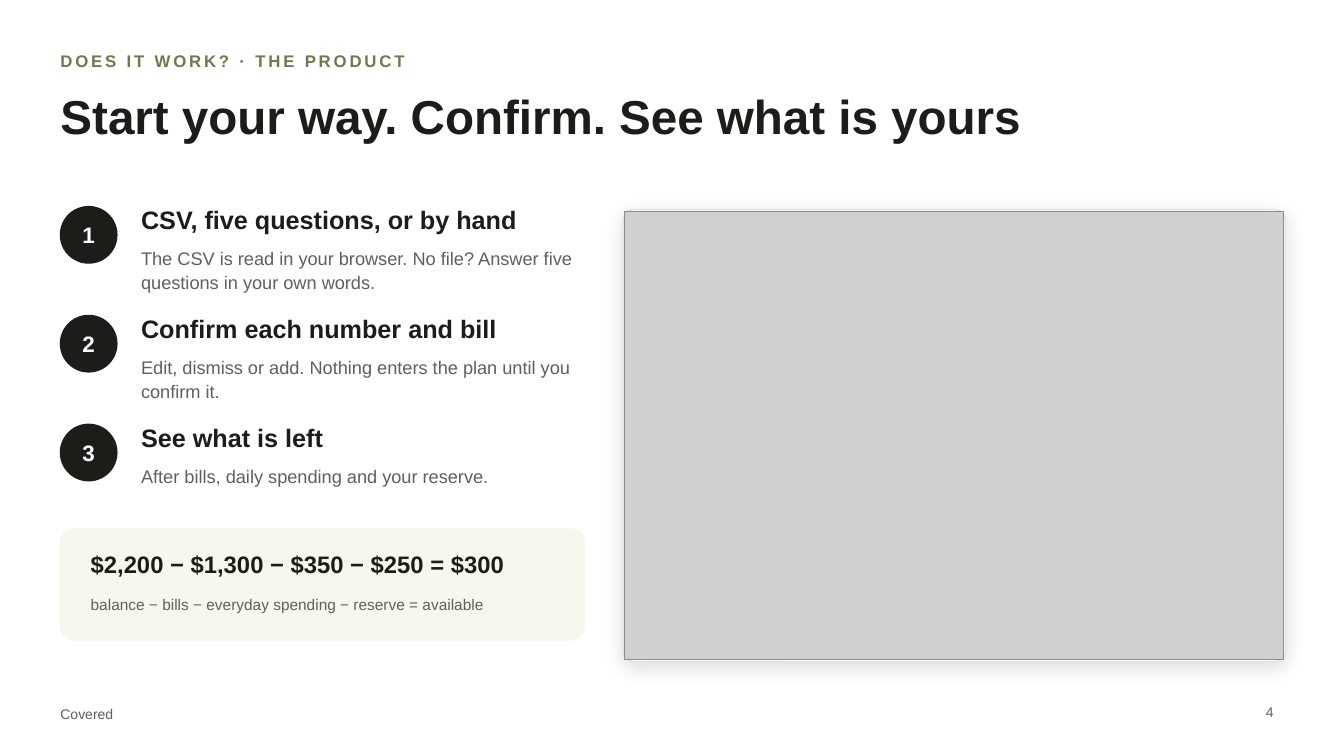
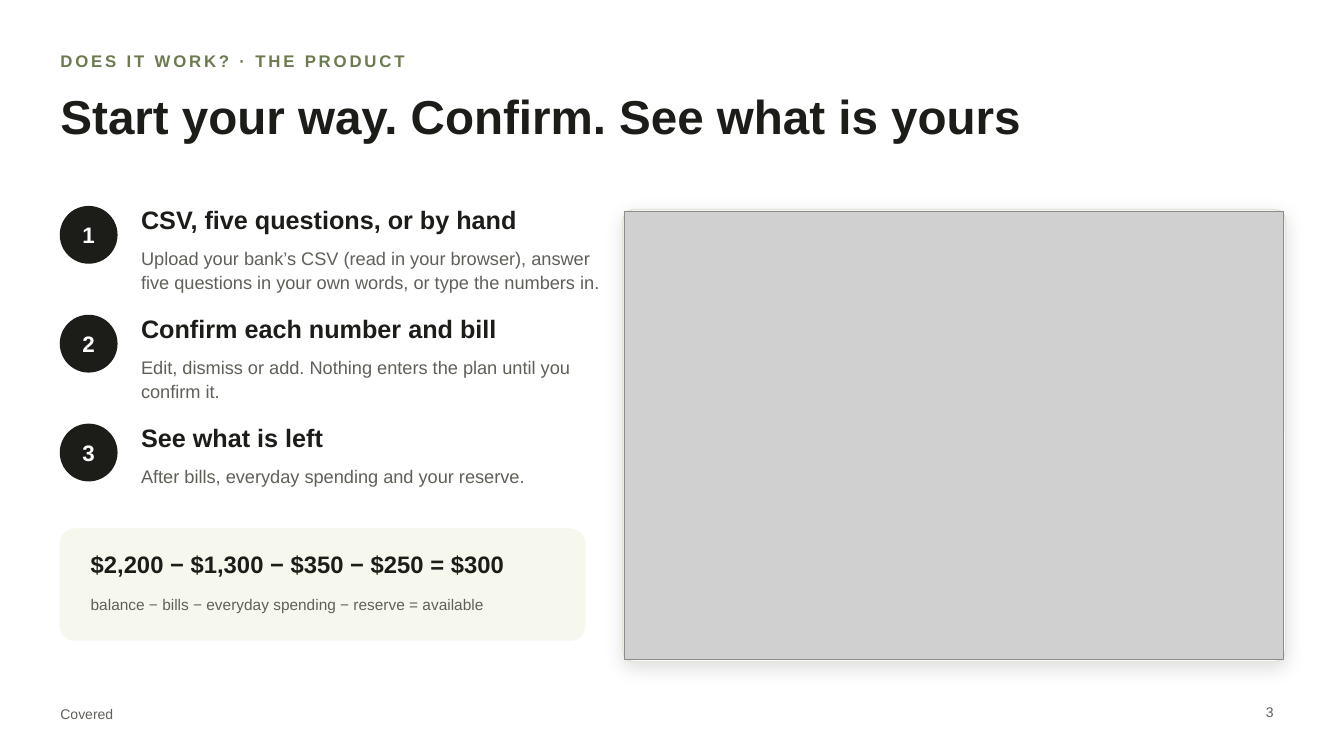
Before and after one commit to chinusoid/FractureTeam, a slide deck: slide 3 of pitch/covered-pitch.pptx (slide 4 before the commit). Drawn at 1344x756 pixels with LibreOffice and Linux fonts; fonts in the diff are those of the drawing; grey boxes stand for pictures. Boxes give left, top, right and bottom in pixels: in the first picture for what was removed or moved away, otherwise in the second. Text is boxed around its words. In the diff, an @@ line names an element or a change of style, - is before the commit and + after.

```diff
--- a/pitch/covered-pitch.pptx
+++ b/pitch/covered-pitch.pptx
@@ text at [141,252,599,293]: text changed @@
-The CSV is read in your browser. No file? Answer five questions in your own words.
+Upload your bank’s CSV (read in your browser), answer five questions in your own words, or type the numbers in.
@@ text at [141,470,525,487]: text changed @@
-After bills, daily spending and your reserve.
+After bills, everyday spending and your reserve.
@@ page number at [1266,707,1274,717]: text changed @@
-4
+3
```
Also in this commit, not shown: 9 other slides changed, 3 other files.
